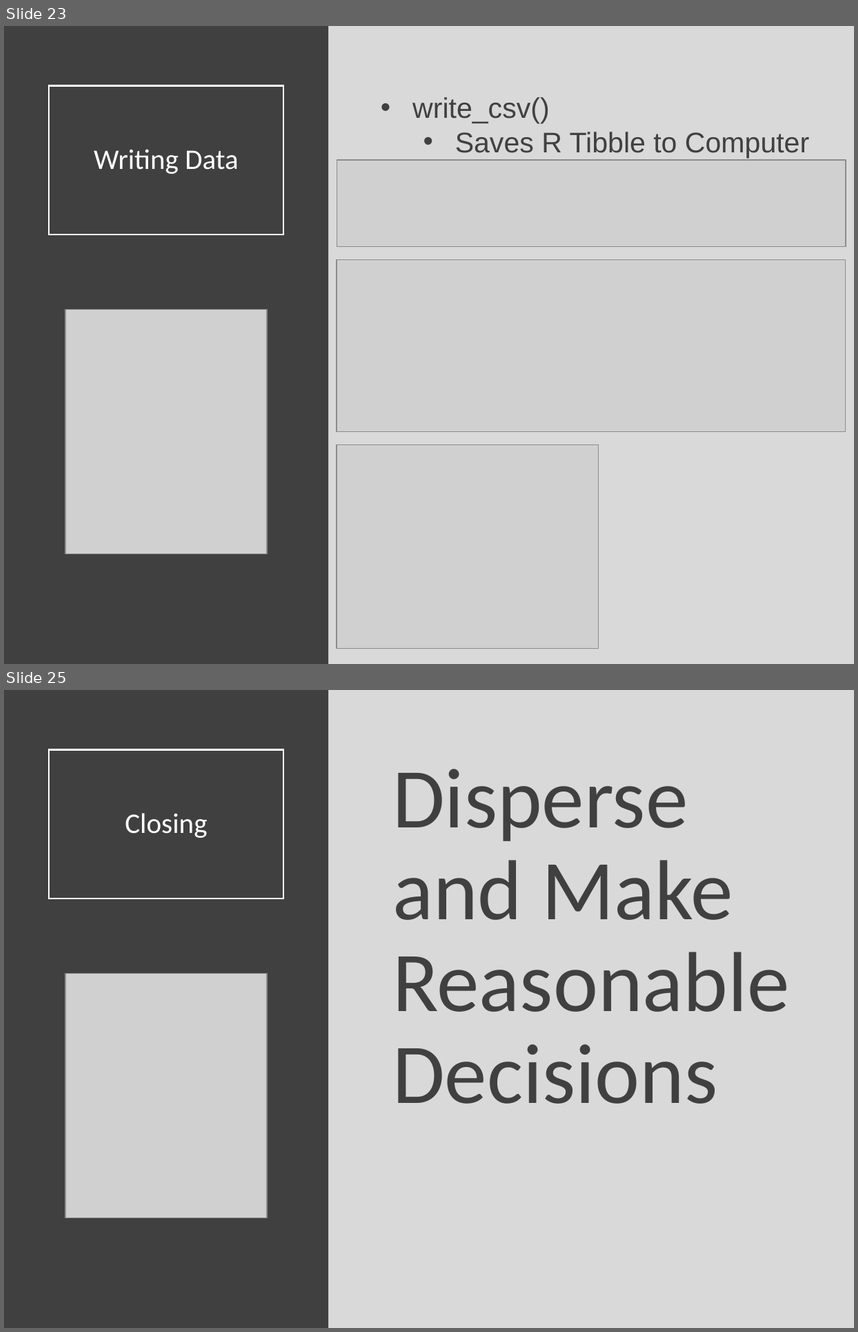
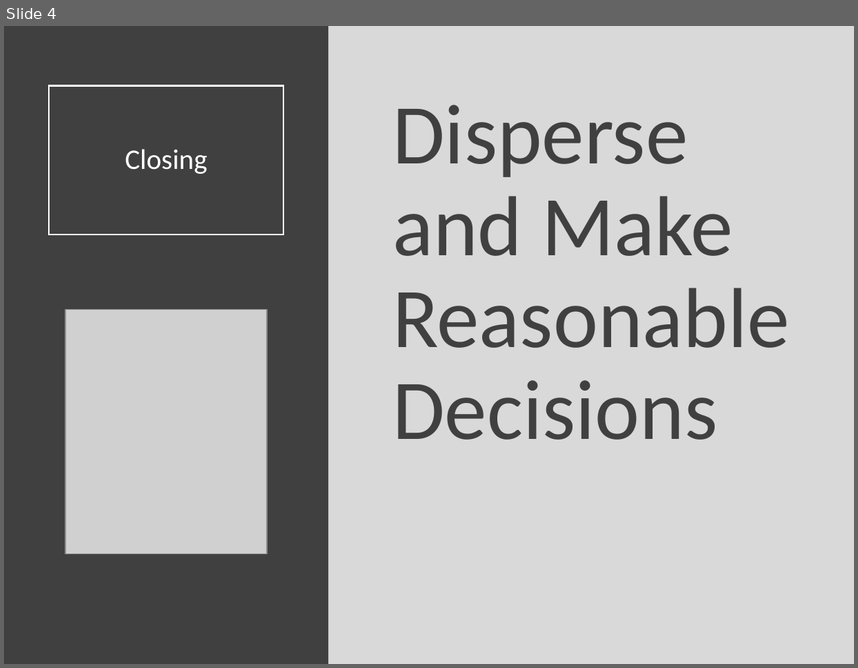
Before and after one commit to Yixf-Self/STOR320_WEBSITE, a slide deck: Lecture/Lecture 12/Lecture 12.pptx. Shown one above the other, each under a label of ours: slides 23 and 25 before the commit, slide 4 after it; the slides between them are not shown. The pictures are 858x1332 and 858x668 pixels, drawn with LibreOffice and Linux fonts; fonts in the diff are those of the drawing; grey boxes stand for pictures. Boxes give left, top, right and bottom in pixels: in the first picture for what was removed or moved away, otherwise in the second. Text is boxed around its words. In the diff, an @@ line names an element or a change of style, - is before the commit and + after.

```diff
--- a/Lecture/Lecture 12/Lecture 12.pptx
+++ b/Lecture/Lecture 12/Lecture 12.pptx
@@ slide 23 removed at (4, 26, 854, 664), background #D9D9D9 @@
@@ rectangle removed at (4, 26, 329, 664) @@
@@ title removed at (49, 85, 283, 234) @@
-Writing Data
@@ text removed at (412, 97, 809, 158) @@
-• write_csv()
-  • Saves R Tibble to Computer
@@ picture removed at (337, 159, 846, 246) @@
@@ picture removed at (337, 260, 846, 432) @@
@@ picture removed at (65, 309, 267, 553) @@
@@ picture removed at (337, 444, 598, 648) @@
@@ what was slide 25 is now slide 4 @@
```
Also in this commit, not shown: 2 slides added, 22 other slides removed.
